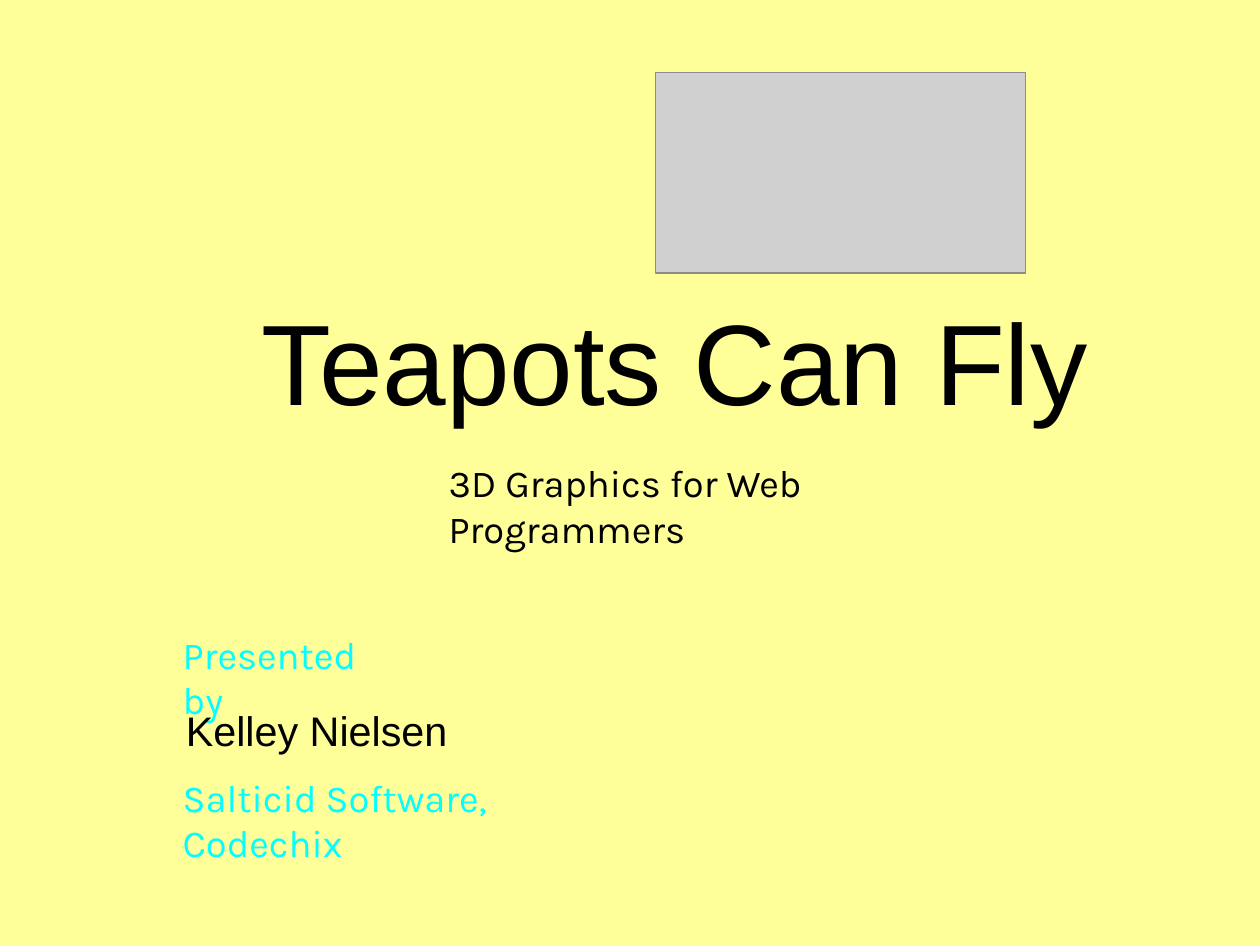
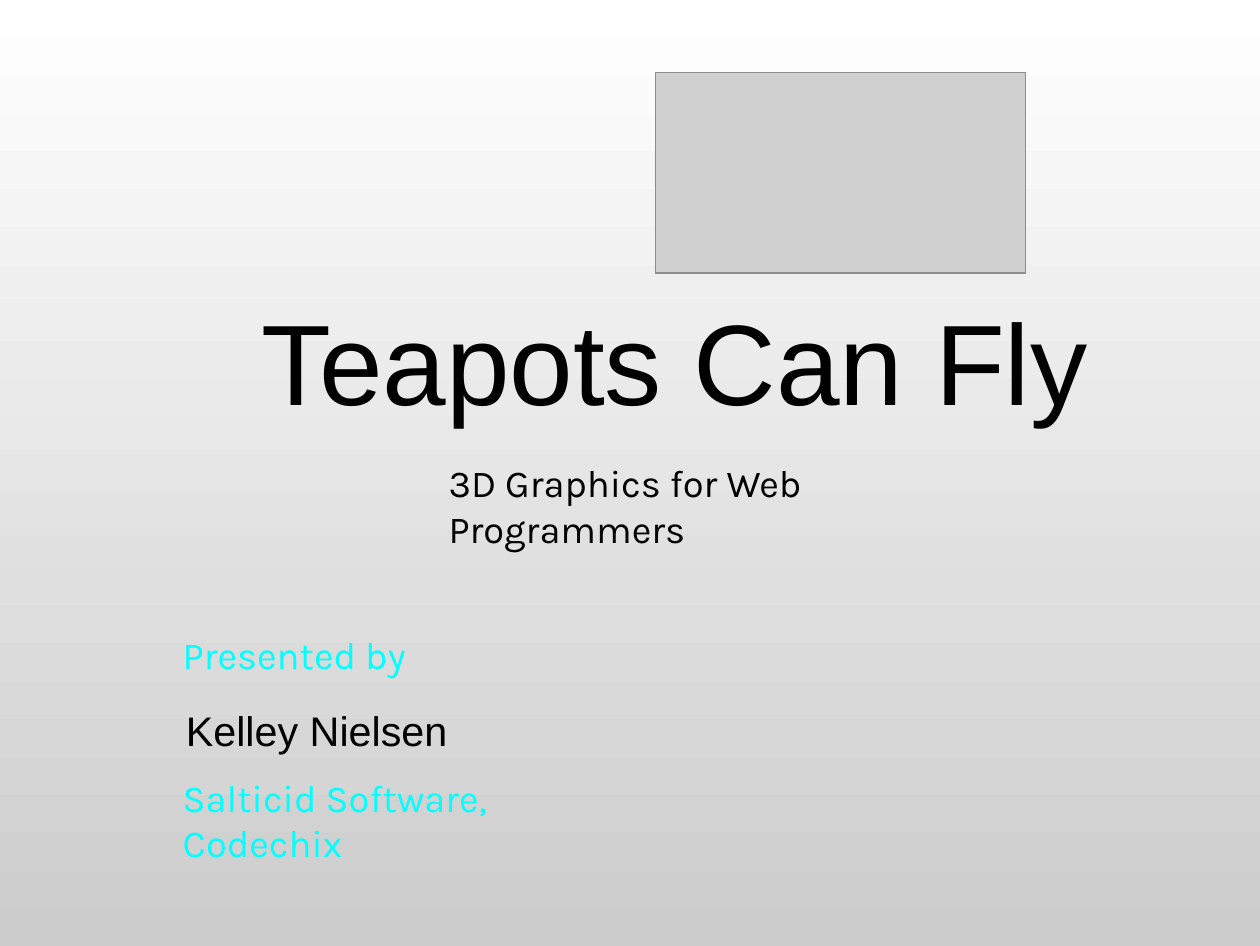
Before and after one commit to shegeek/teapots_can_fly, a slide deck: slide 1 of slides/teapots_can_fly-slides.odp. Drawn at 1260x946 pixels with LibreOffice and Linux fonts; fonts in the diff are those of the drawing; grey boxes stand for pictures. Boxes give left, top, right and bottom in pixels: in the first picture for what was removed or moved away, otherwise in the second. Text is boxed around its words. In the diff, an @@ line names an element or a change of style, - is before the commit and + after.

```diff
--- a/slides/teapots_can_fly-slides.odp
+++ b/slides/teapots_can_fly-slides.odp
@@ background #FFFF99 to gradient #FFFFFF to #CCCCCC @@
@@ text "Presented by" rewrapped from [183,643,356,725] to [183,643,405,679] @@
```
Also in this commit, not shown: 28 other slides changed, 7 slides added, 7 slides removed, 6 other files.
